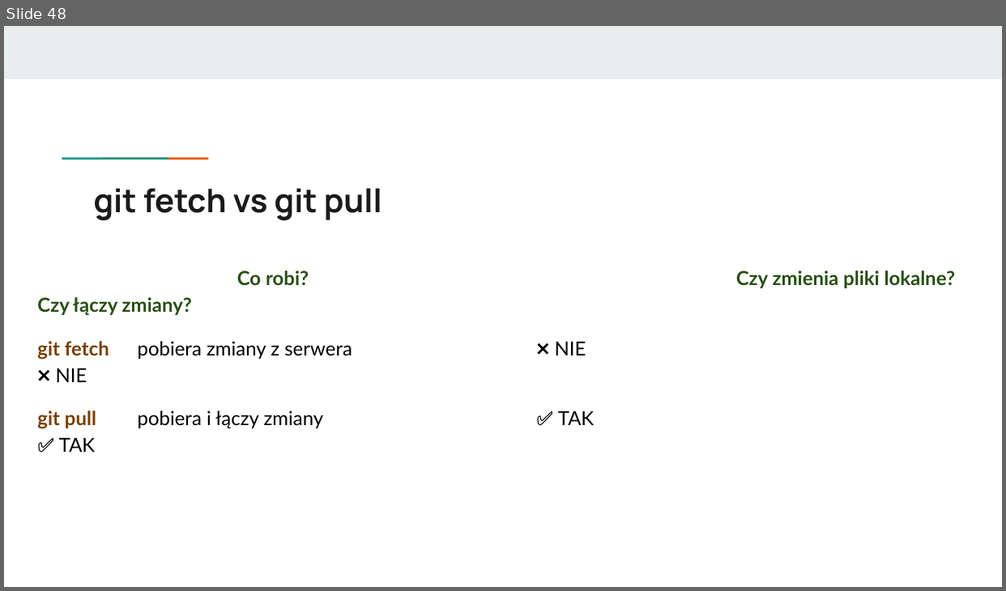
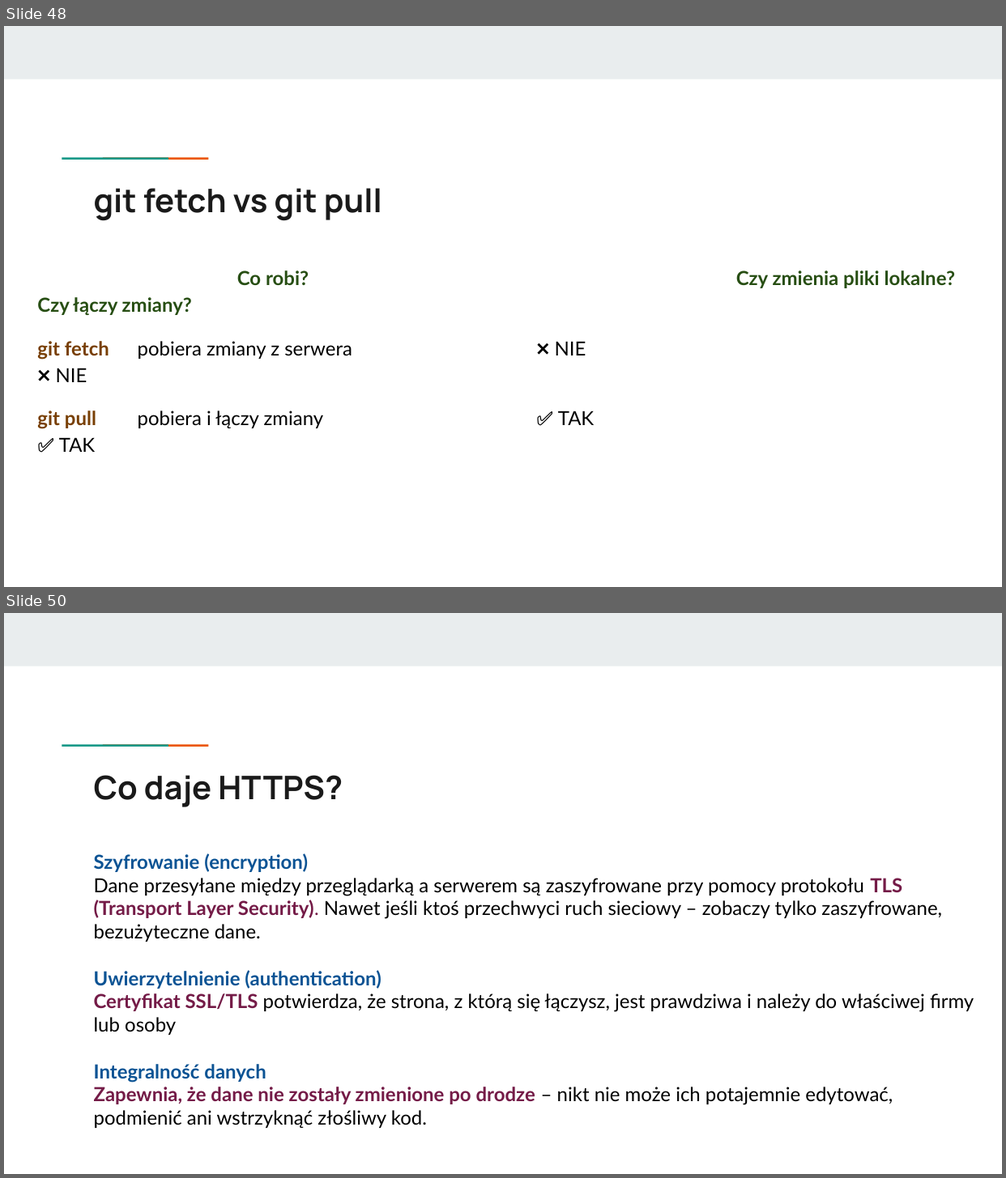
Before and after one commit to KasiaKasia/PRZEDMIOTY, a slide deck: ZASTOSOWANIE_INFORMATYKI/1A-gr_2/Zastosowanie informatyki - 1A gr. 2-plik2.pptx. Shown one above the other, each under a label of ours: slide 48 before the commit, slides 48 and 50 after it; the slides between them are not shown. The pictures are 1006x591 and 1006x1178 pixels, drawn with LibreOffice and Linux fonts; fonts in the diff are those of the drawing. Boxes give left, top, right and bottom in pixels: in the first picture for what was removed or moved away, otherwise in the second. Text is boxed around its words. In the diff, an @@ line names an element or a change of style, - is before the commit and + after.

```diff
--- a/ZASTOSOWANIE_INFORMATYKI/1A-gr_2/Zastosowanie informatyki - 1A gr. 2-plik2.pptx
+++ b/ZASTOSOWANIE_INFORMATYKI/1A-gr_2/Zastosowanie informatyki - 1A gr. 2-plik2.pptx
@@ slide 50 added at (4, 613, 1002, 1174), background #FFFFFF; not listed: 3 template elements that a slide beside it also shows @@
@@ title added at (94, 775, 343, 807), 23.4 pt, text #1A1A1A, bold @@
+Co daje HTTPS?
@@ text added at (94, 854, 974, 1128), 14 pt, text #000000 @@
+Szyfrowanie (encryption)
+Dane przesyłane między przeglądarką a serwerem są zaszyfrowane przy pomocy protokołu TLS (Transport Layer Security). Nawet jeśli ktoś przechwyci ruch sieciowy – zobaczy tylko zaszyfrowane, bezużyteczne dane.
+Uwierzytelnienie (authentication)
+Certyfikat SSL/TLS potwierdza, że strona, z którą się łączysz, jest prawdziwa i należy do właściwej firmy lub osoby
+Integralność danych
+Zapewnia, że dane nie zostały zmienione po drodze – nikt nie może ich potajemnie edytować, podmienić ani wstrzyknąć złośliwy kod.
```
Also in this commit, not shown: 14 other slides added, 1 other file.
